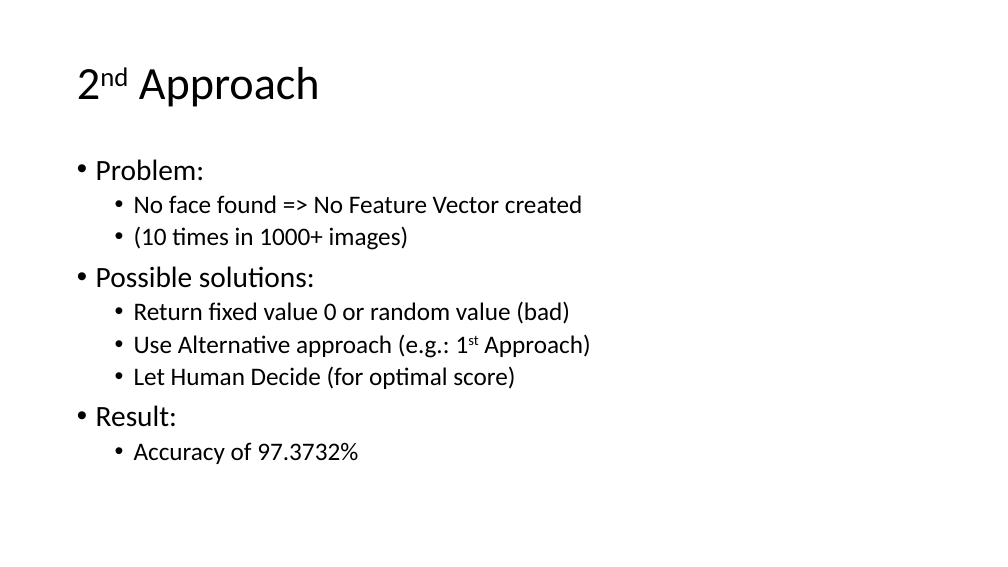
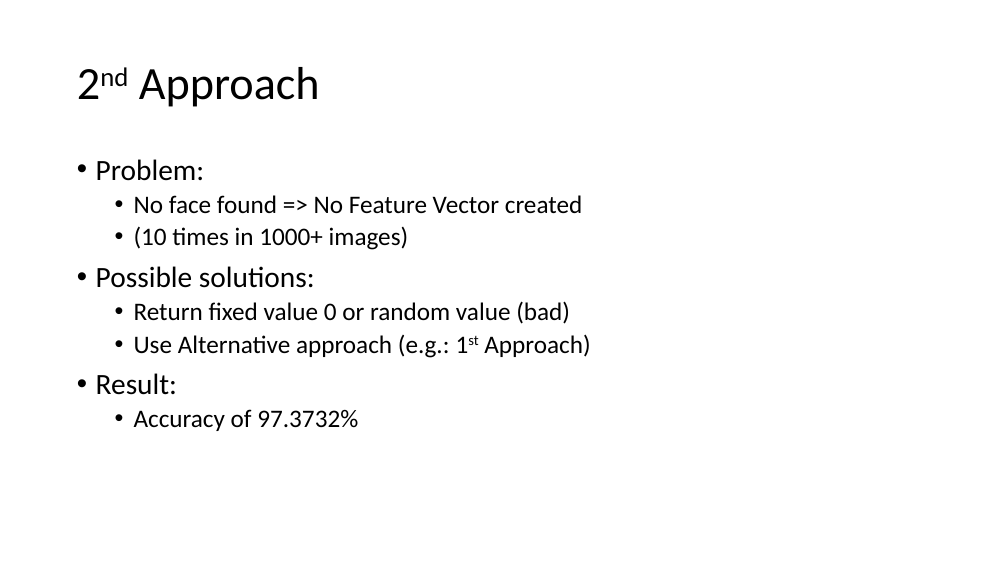
Before and after one commit to JuliOnGit/ComputerVision, a slide deck: slide 13 of presentation.pptx. Drawn at 1008x567 pixels with LibreOffice and Linux fonts; fonts in the diff are those of the drawing. Boxes give left, top, right and bottom in pixels: in the first picture for what was removed or moved away, otherwise in the second. Text is boxed around its words. In the diff, an @@ line names an element or a change of style, - is before the commit and + after.

Commit message:
fixed presentation and created pdf

```diff
--- a/presentation.pptx
+++ b/presentation.pptx
@@ text at [134,366,515,389]: paragraph removed @@
-  • Let Human Decide (for optimal score)
```
Also in this commit, not shown: 1 other slide changed, 1 other file.
